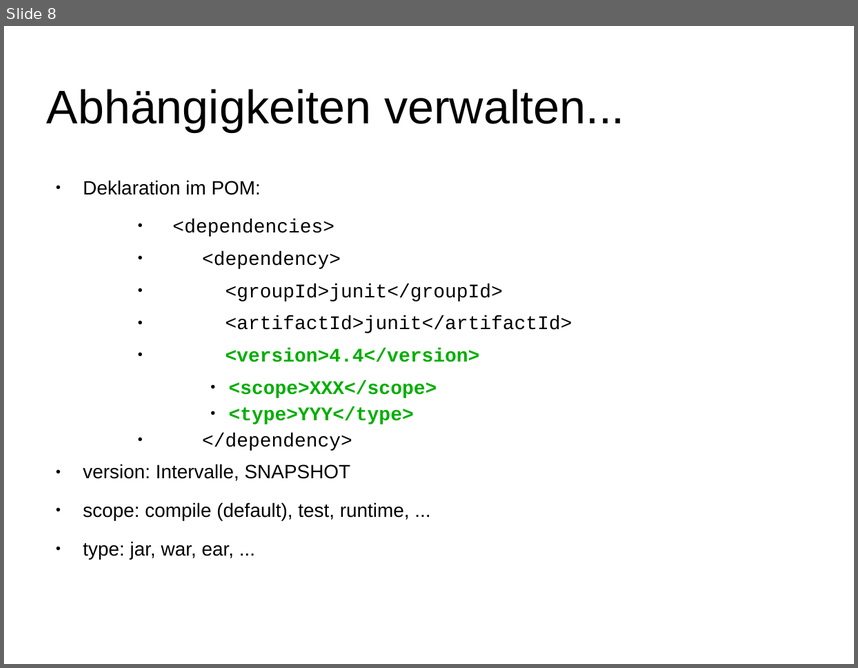
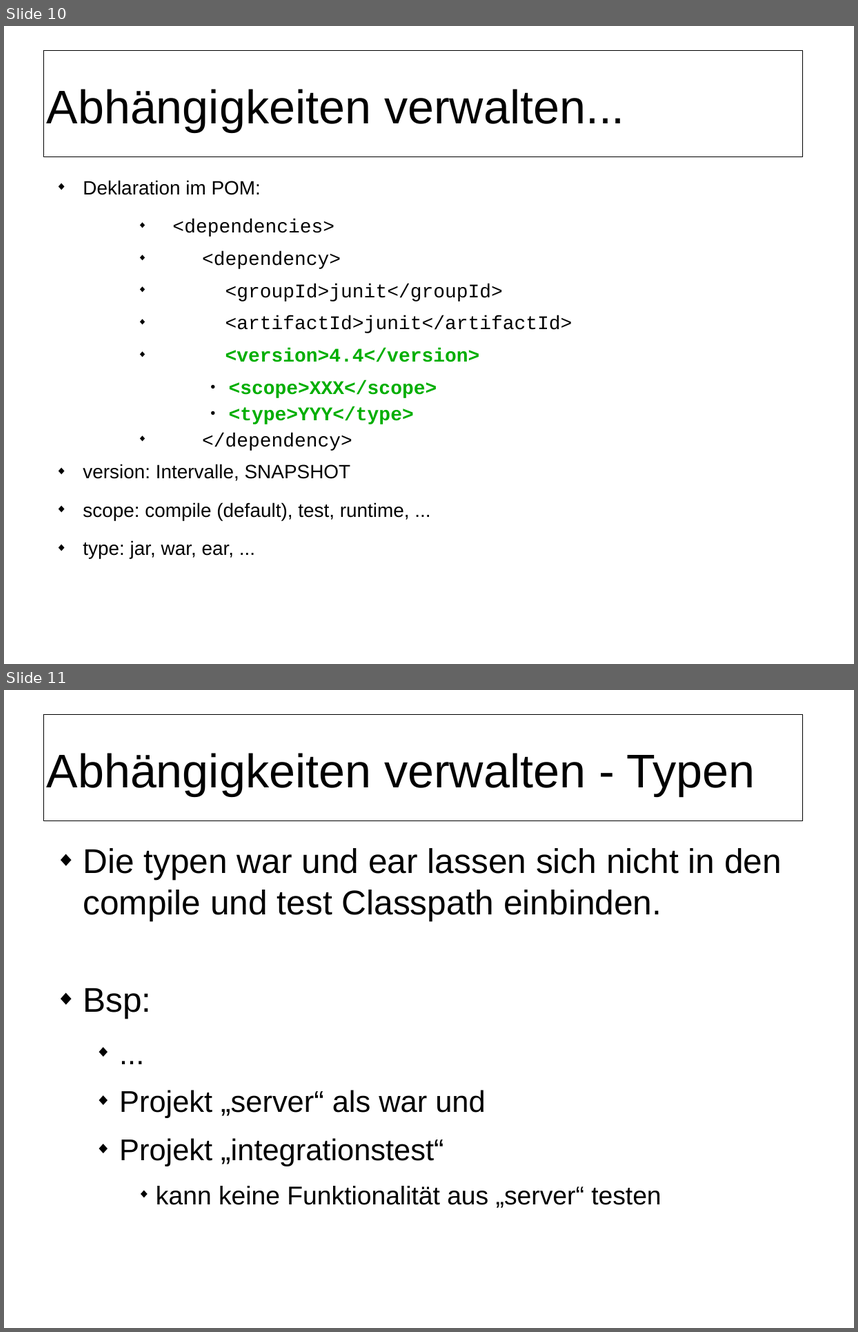
Before and after one commit to herrwieger/experttrainingbuildsystems, a slide deck: praesentationen/maven2.odp. Shown one above the other, each under a label of ours: slide 8 before the commit, slides 10 and 11 after it. The pictures are 858x668 and 858x1332 pixels, drawn with LibreOffice and Linux fonts; fonts in the diff are those of the drawing; background and template pictures are left out. Boxes give left, top, right and bottom in pixels: in the first picture for what was removed or moved away, otherwise in the second. Text is boxed around its words. In the diff, an @@ line names an element or a change of style, - is before the commit and + after.

```diff
--- a/praesentationen/maven2.odp
+++ b/praesentationen/maven2.odp
@@ slide 11 added at [4, 690, 854, 1328], background #FFFFFF; not listed: 1 template element that a slide beside it also shows @@
@@ title added at [47, 753, 755, 796], 44 pt, text #000000 @@
+Abhängigkeiten verwalten - Typen
@@ text added at [83, 848, 782, 1208], 32 pt, text #000000 @@
+◆ Die typen war und ear lassen sich nicht in den compile und test Classpath einbinden.
+◆ Bsp:
+  ◆ ...
+  ◆ Projekt „server“ als war und
+  ◆ Projekt „integrationstest“
+    ◆ kann keine Funktionalität aus „server“ testen
@@ what was slide 8 is now slide 10 @@
@@ slide 10 changed as well @@
@@ rectangle added at [43, 50, 802, 156], outline #000000 0.57 pt @@
@@ text at [83, 180, 573, 558]: bullet ● to ◆ @@
```
Also in this commit, not shown: 12 other slides changed, 9 other slides added, 3 slides removed, 1 other file.
